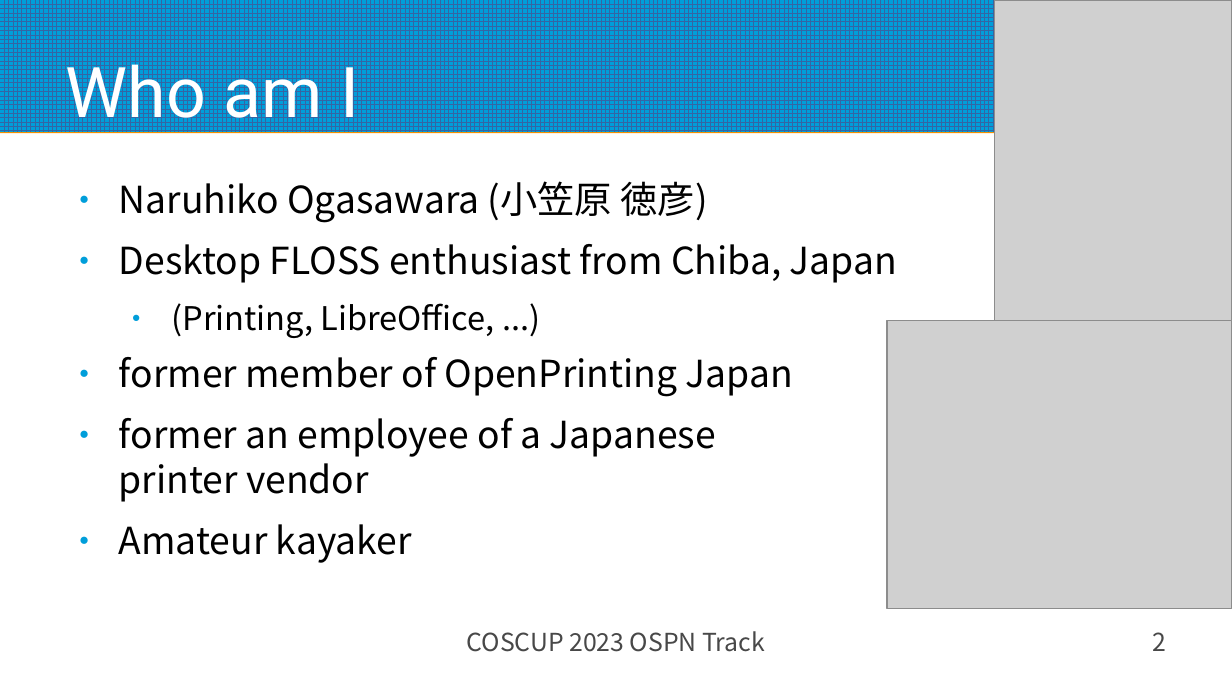
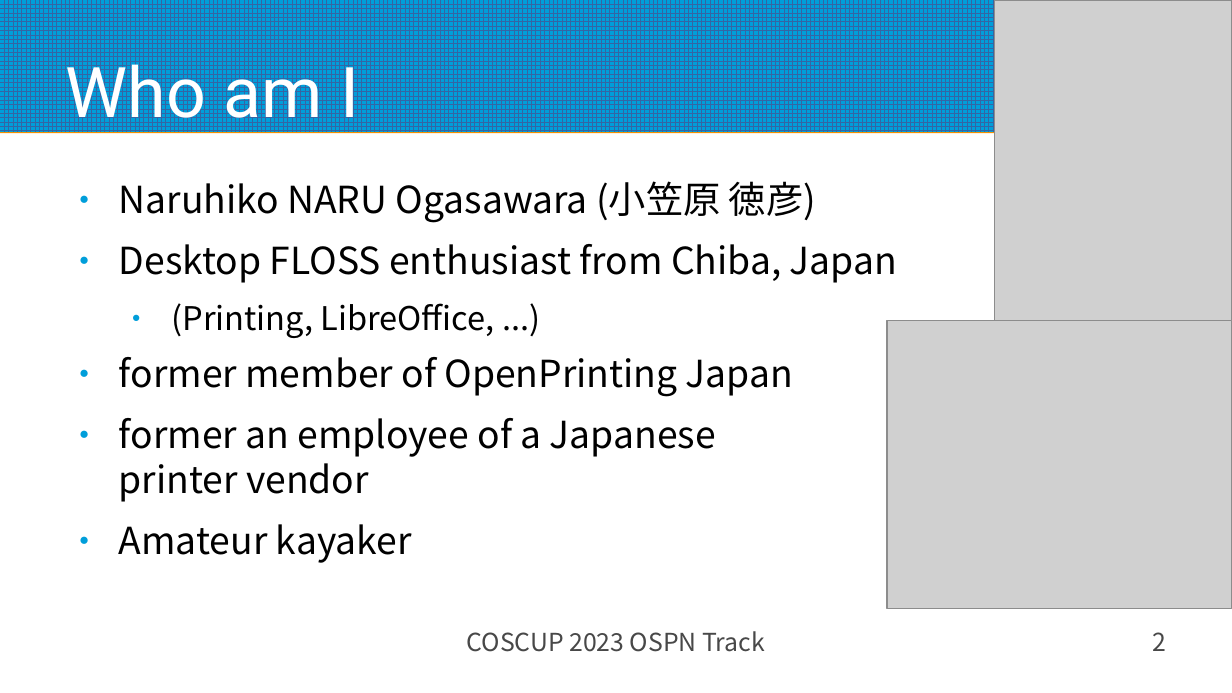
Before and after one commit to naruoga/presentations, a slide deck: slide 2 of COSCUP2023_Desktop_Printing.odp. Drawn at 1232x693 pixels with LibreOffice and Linux fonts; fonts in the diff are those of the drawing; grey boxes stand for pictures. Boxes give left, top, right and bottom in pixels: in the first picture for what was removed or moved away, otherwise in the second. Text is boxed around its words. In the diff, an @@ line names an element or a change of style, - is before the commit and + after.

```diff
--- a/COSCUP2023_Desktop_Printing.odp
+++ b/COSCUP2023_Desktop_Printing.odp
@@ text at (119, 181, 816, 223): text changed @@
-● Naruhiko Ogasawara (小笠原 徳彦)
+● Naruhiko NARU Ogasawara (小笠原 徳彦)
```
Also in this commit, not shown: 4 other slides changed.
